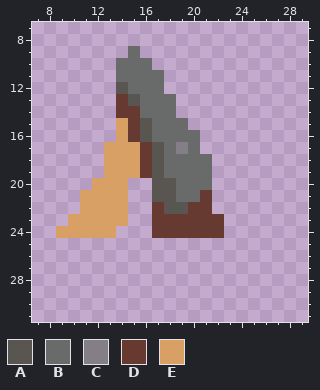
File history of a pixel-art sprite, images/shotgun.png. Above is the file before it was changed.
The file is 128x128 pixels, drawn in blocks of 4x4; one block is one cell here. Shown: x 7..29, y 7..31. The old version is drawn lined up with the new one.
Palette (. is transparent): A #595652  B #696a6a  C #847e87  D #663931  E #d9a066
Pixels before, first column x 9:
 9 ......B.......
10 .....BBB......
11 .....BBBB.....
12 .....ABBB.....
13 .....DABBB....
14 .....DDBBB....
15 .....EDABBB...
16 .....EDABBBB..
17 ....EEEDABCB..
18 ....EEEDABBBB.
19 ....EEEDABBBB.
20 ...EEE..AABBB.
21 ..EEEE..AABBD.
22 ..EEEE..DAADD.
23 .EEEEE..DDDDDD
24 EEEEE...DDDDDD
New version:
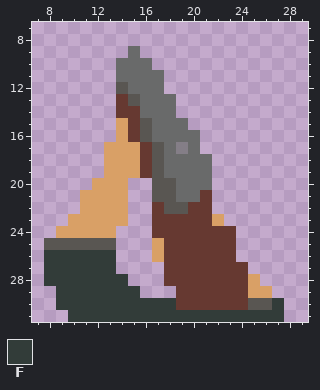
Colours new in this view: F #323c39
Changes in this commit:
whole drawing moved by -1,-7 (the old picture is shown already moved)
y 23: x 22 D -> E
y 24: x 23 . -> D
y 25: x 8..13 ...... -> AAAAAA; x 17..23 ....... -> EDDDDDD
y 26: x 8..13 ...... -> FFFFFF; x 17..23 ....... -> EDDDDDD
y 27: x 8..13 ...... -> FFFFFF; x 18..24 ....... -> DDDDDDD
y 28: x 8..14 ....... -> FFFFFFF; x 18..25 ........ -> DDDDDDDE
y 29: x 9..15 ....... -> FFFFFFF; x 19..26 ........ -> DDDDDDEE
y 30: x 9..27 ................... -> FFFFFFFFFFDDDDDDAAF
y 31: x 10..27 .................. -> FFFFFFFFFFFFFFFFFF
Changed places in both pictures, as pixel boxes (x1, y1, x2, y2):
changed: (44, 214, 284, 322)
